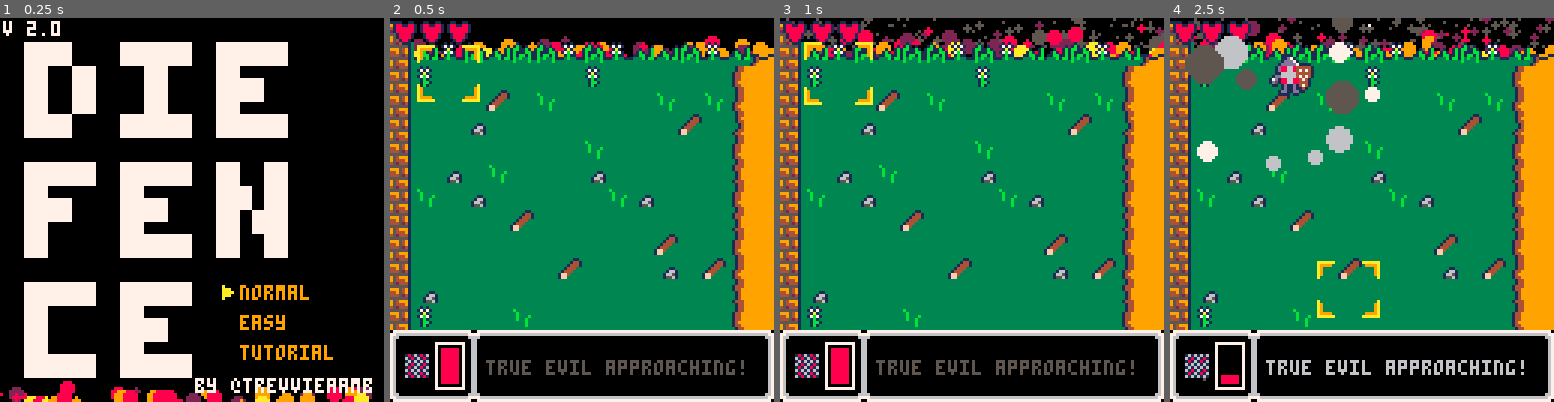
Above: before the commit, frames 1-4 (left to right).
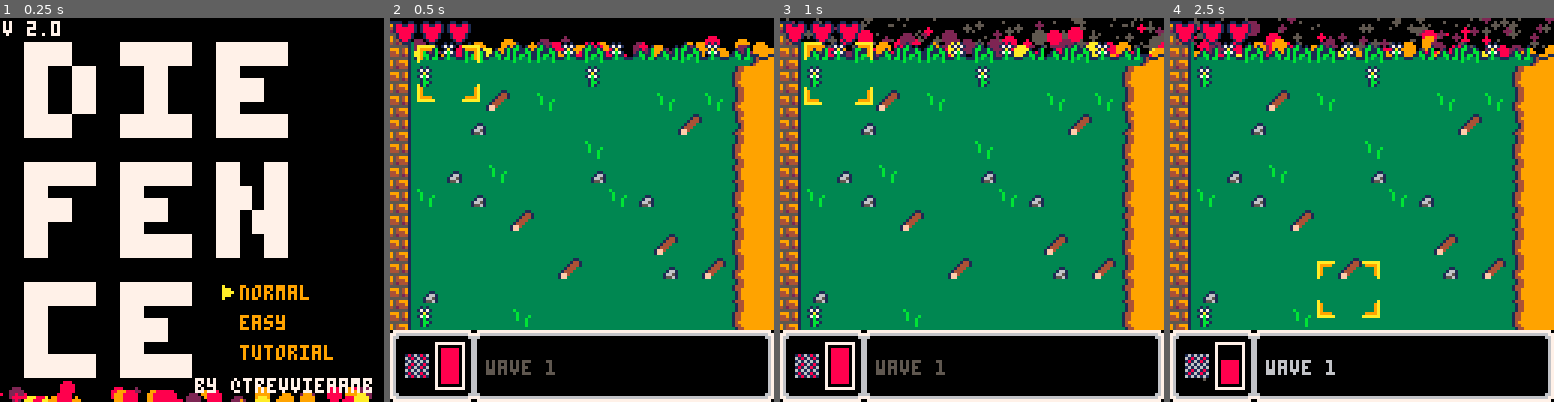
Above: after the commit, the same moments.

Repository: treveron2018/pico8
Game: PICO-8 cartridge diefence.p8
Same seed, same stepped clock (60 frames per second), same inputs: the game is played once before the commit and once after it.
Inputs:
- Up to frame 1 (0.25 s): no input
- Up to frame 2 (0.5 s): tap X (X key) at 0.33 s
- Up to frame 3 (1 s): tap O (Z key) at 0.7 s
- Up to frame 4 (2.5 s): tap X (X key) at 1.07, 1.85 s; hold Right 1.6-2.1 s; tap O (Z key) at 1.7, 2.1 s; hold Up 2.15-2.42 s; hold Right from 2.47 s (still down)

Frame 1 is identical in both runs. In frame 2, 1.0% of the frame differs, in the area x 25-93%, y 89-93%; in frame 3, 1.0%; in frame 4, 5.5%, in the area x 3-93%, y 0-93%.

Commit message:
fb finished, checking bugs

Diff:
--- a/diefence.p8
+++ b/diefence.p8
@@ -5,14 +5,15 @@
 --by treveron
 
 --bug
+--boss_w to boss fails
 --enemies should wait for evil dice
 --row cleaner should not kill boss
 
 --todo
 --final boss
 ----sfx
---fb music
 --downgrade evil enemies
+--upgrade sprite
 
 function _init()
 	version="2.0"
@@ -128,13 +129,13 @@
 heals them! selecting an
 already upgraded die
 just heals them!
-press ❎ if you
+press 🅾️ if you
 don't need an upgrade
 for a free reroll!
 
 recycle! if you don't need
 the die you just rolled
-press ❎ to try again
+press 🅾️ to try again
 with 50% of the roll bar!
 
 replace! you can put a die
@@ -149,9 +150,9 @@
 	is_easy=false
 	if(diff_pos[current_dpos].diff=="easy")is_easy=true
 	rnd_tiles()
-	--mode=="wave"
+	mode="wave"
 	--boss test
-	mode="boss_w"
+	--mode="boss_w"
 	p_rolls=0
 	if is_easy then
 		mode="easy"
@@ -241,8 +242,8 @@
 	end
 	if replacing then
 		is_replacing()
-		if(btnp(❎))replacing=false
-		if(btnp(🅾️))replace()
+		if(btnp(🅾️))replacing=false
+		if(btnp(❎))replace()
 	else
 		set_dice()
 	end
@@ -464,10 +465,10 @@
 	else
 		if replacing then
 			t1="replace dice?"
-			t2="🅾️yes ❎no"
+			t2="❎yes 🅾️no"
 		elseif upgrading then
 			t1="upgrade die!"
-			t3="❎ for free reroll"
+			t3="🅾️ for free reroll"
 			local d=get_die()
 			if d and not d.evil then
 				if d.upgraded then
@@ -492,13 +493,13 @@
 		else
 			if(mode=="easy")t1="5 free dice!"
 			if(can_roll and not die_loaded)t2="press ❎ to roll!"
-			if(die_loaded and (mode=="game" or mode=="post_horde"))t3="❎ to recycle(1/2 rbar)"
+			if(die_loaded and (mode=="game" or mode=="post_horde"))t3="🅾️ to recycle(1/2 rbar)"
 			if(die_loaded and mode=="easy")t3=p_rolls.." dice to start"
-			if(die_loaded and ui_dice==1)t1="🅾️:place peasant" t2="(⬆️ roll bar spd)"
-			if(die_loaded and ui_dice==2)t1="🅾️:place soldier" t2="(cq combat)"
-			if(die_loaded and ui_dice==3)t1="🅾️:place archer" t2="(ranged combat)"
-			if(die_loaded and ui_dice==4)t1="🅾️:place shield bearer" t2="(high hp)"
-			if(die_loaded and ui_dice==5)t1="🅾️:place priest" t2="(healing halo)"
+			if(die_loaded and ui_dice==1)t1="❎:place peasant" t2="(⬆️ roll bar spd)"
+			if(die_loaded and ui_dice==2)t1="❎:place soldier" t2="(cq combat)"
+			if(die_loaded and ui_dice==3)t1="❎:place archer" t2="(ranged combat)"
+			if(die_loaded and ui_dice==4)t1="❎:place shield bearer" t2="(high hp)"
+			if(die_loaded and ui_dice==5)t1="❎:place priest" t2="(healing halo)"
 		end
 		print(t1,ruix,ruiy_l1,7)
 		print(t2,ruix,ruiy_l2,7)
@@ -507,12 +508,12 @@
 end
 
 function recycle()
-	if die_loaded and btnp(❎) then
+	if die_loaded and btnp(🅾️) then
 		die_loaded=false
 		roll_bar=5
 		can_roll=false
 	end
-	if upgrading and btnp(❎) then
+	if upgrading and btnp(🅾️) then
 		upgrading=false
 		animate_die=true
 	end
@@ -659,7 +660,7 @@
 --dice functions
 
 function set_dice()
-	if btnp(🅾️) and die_loaded then
+	if btnp(❎) and die_loaded then
 		for c in all(grid) do
 			if c.selected and c.used==false then
 				add_die(c,ui_dice)
@@ -708,7 +709,7 @@
 end
 
 function upgrade()
-	if btnp(🅾️) then
+	if btnp(❎) then
 		local d=get_die()
 		if d and not d.upgraded and not d.evil then
 			d.upgraded=true
@@ -960,7 +961,7 @@
 		myen.y=enemy_spawny[i]
 		add(enemies,myen)
 	end
-	if not phase=="boss" then
+	if phase!="boss" then
 		for j=1,90 do
 			yield()
 		end
@@ -1534,6 +1535,7 @@
 				mode="game"
 			else
 				mode="boss"
+				music(14,0,7)
 			end
 			c_pause=nil
 			c_horde=nil
@@ -1548,8 +1550,10 @@
 	if #we==0
 	and #enemies==0
 	and #d12s==0 then
-		if wave==4 then
+	--	if wave==4 then
+		if wave==1 then
 			mode="boss_w"
+			music(-1,1000)
 			sfx(21,0,4)
 		elseif not has_horde then
 			mode="horde"
@@ -1557,16 +1561,11 @@
 			c_pause=cocreate(pause)
 			c_horde=cocreate(spawn_horde)
 		else
-			if wave==3 then
-				mode="win"
-				c_pause=cocreate(pause)
-			else
-				has_horde=false
-				wave+=1
-				c_pause=cocreate(pause)
-				mode="wave"
-				sfx(20,0,4)
-			end
+			has_horde=false
+			wave+=1
+			c_pause=cocreate(pause)
+			mode="wave"
+			sfx(20,0,4)
 		end
 	end
 end
Not shown, changed: the music (__music__) section of diefence.p8
Not shown, changed: the sound effects (__sfx__) section of diefence.p8
